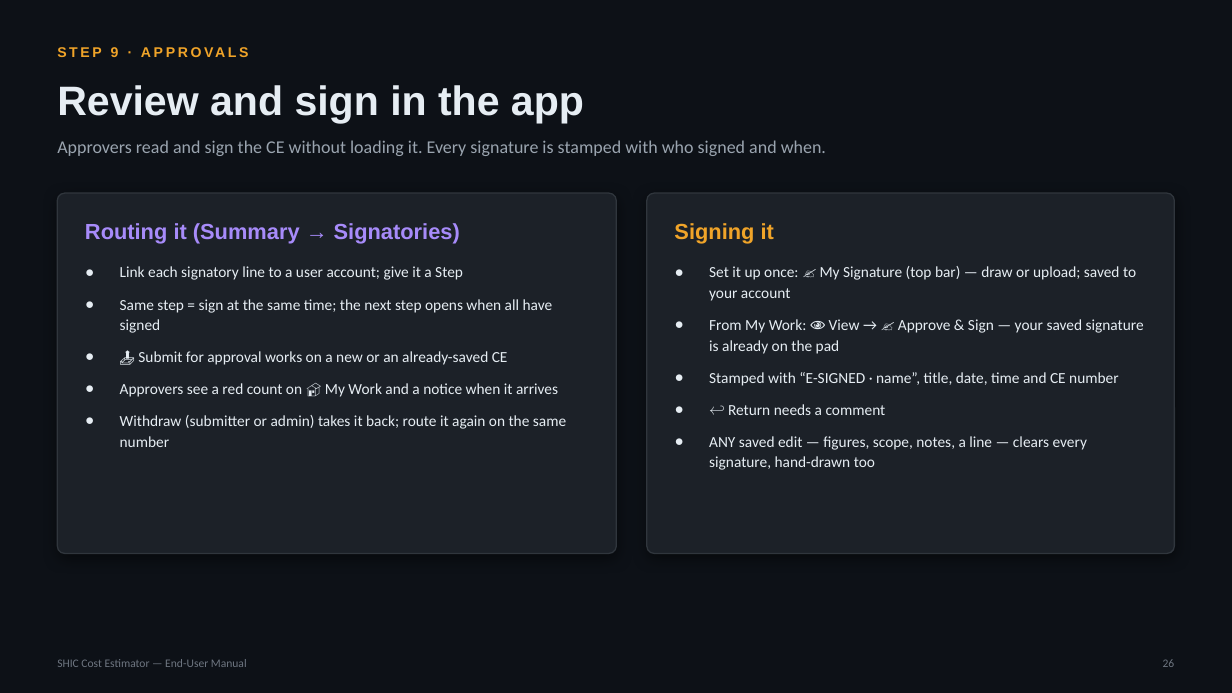
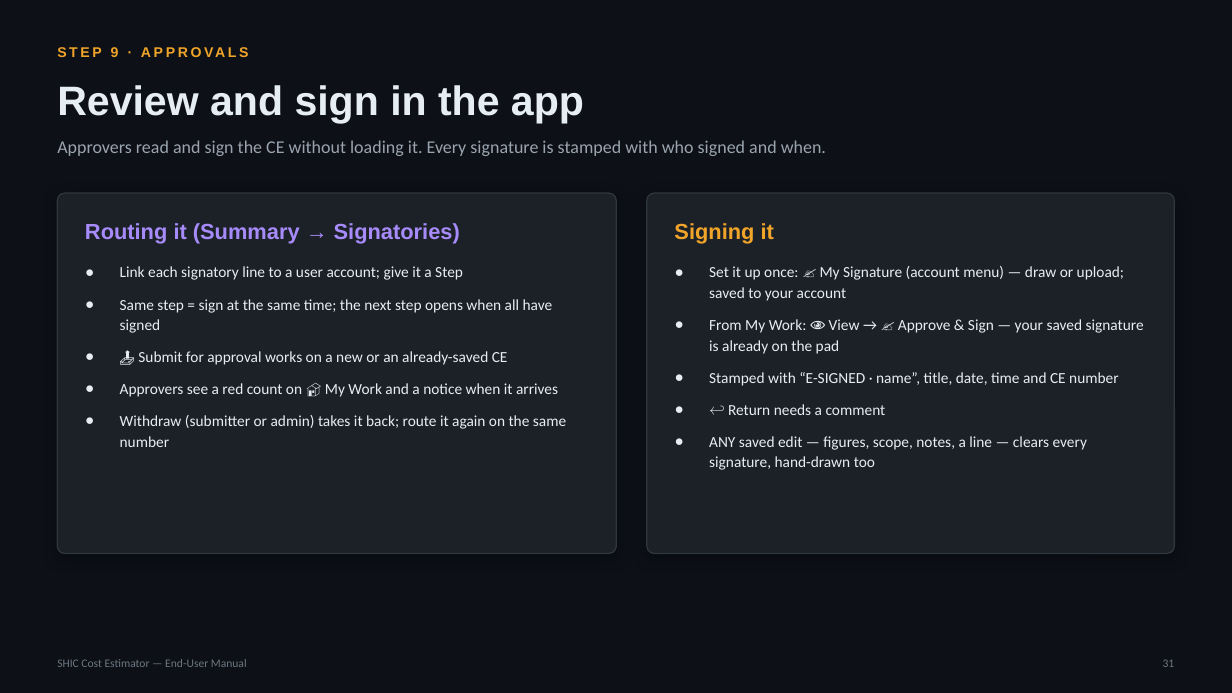
Before and after one commit to SYNERCORE/CostEstimation, a slide deck: slide 31 of docs/SHIC-Cost-Estimator-User-Manual.pptx (slide 26 before the commit). Drawn at 1232x693 pixels with LibreOffice and Linux fonts; fonts in the diff are those of the drawing. Boxes give left, top, right and bottom in pixels: in the first picture for what was removed or moved away, otherwise in the second. Text is boxed around its words. In the diff, an @@ line names an element or a change of style, - is before the commit and + after.

```diff
--- a/docs/SHIC-Cost-Estimator-User-Manual.pptx
+++ b/docs/SHIC-Cost-Estimator-User-Manual.pptx
@@ text at <box>709,266,1124,301</box>: text changed @@
-● Set it up once: ✍ My Signature (top bar) — draw or upload; saved to your account
+● Set it up once: ✍ My Signature (account menu) — draw or upload; saved to your account
@@ text at <box>1163,659,1175,667</box>: text changed @@
-26
+31
```
Also in this commit, not shown: 32 other slides changed, 7 slides added.
